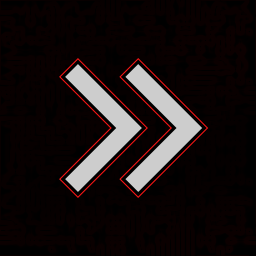
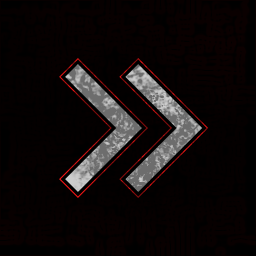
Layer changes from the first 256px x 256px image to the second:
added group "Icon Group" with 2 layers above "Clouds #1" over [left=6, top=0, right=238, bottom=233]
added layer "Grime layer" (47%) in group "Icon Group" over [left=6, top=0, right=238, bottom=233]
renamed "arrow-right-double-fill.png" to "Arrow", moved it into group "Icon Group" over [left=59, top=58, right=209, bottom=198]
showed "Clouds" over [left=0, top=0, right=256, bottom=256]
painted on "Circuit" over [left=0, top=0, right=256, bottom=256]
